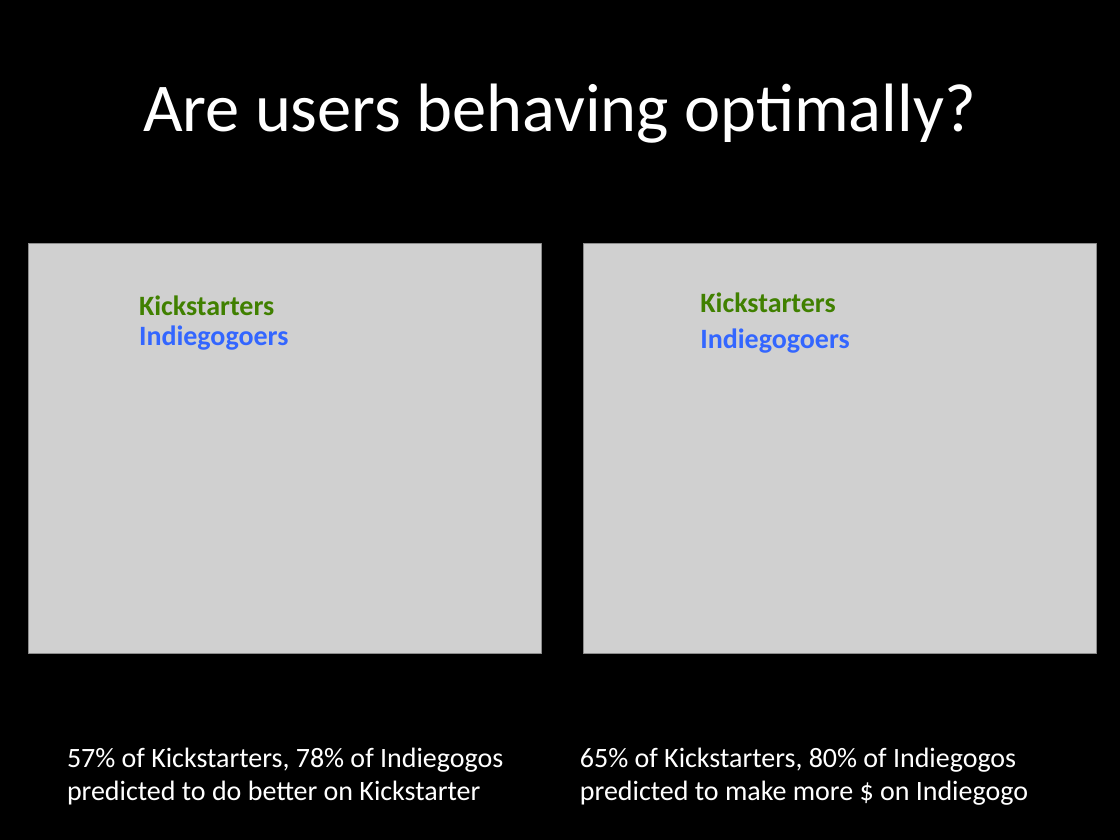
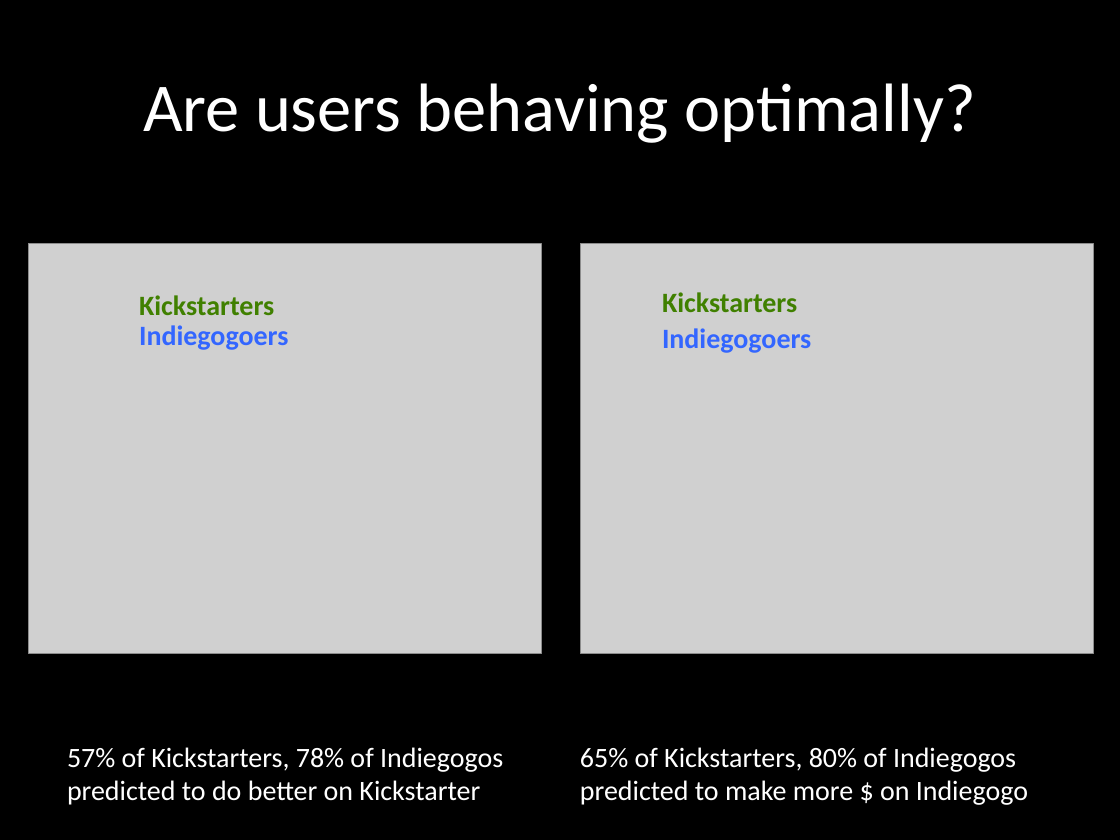
Before and after one commit to mtrotter/insight_proj, a slide deck: slide 6 of Ppt_Demo.pptx. Drawn at 1120x840 pixels with LibreOffice and Linux fonts; fonts in the diff are those of the drawing; grey boxes stand for pictures. Boxes give left, top, right and bottom in pixels: in the first picture for what was removed or moved away, otherwise in the second. Text is boxed around its words. In the diff, an @@ line names an element or a change of style, - is before the commit and + after.

```diff
--- a/Ppt_Demo.pptx
+++ b/Ppt_Demo.pptx
@@ picture: place and size @@
-picture at (584,243,1096,653)
+picture at (580,243,1093,653)
@@ text "Kickstarters": place and size @@
-text "Kickstarters" at (700,292,849,353)
+text "Kickstarters" at (662,292,811,353)
```
Also in this commit, not shown: 1 other slide changed.
